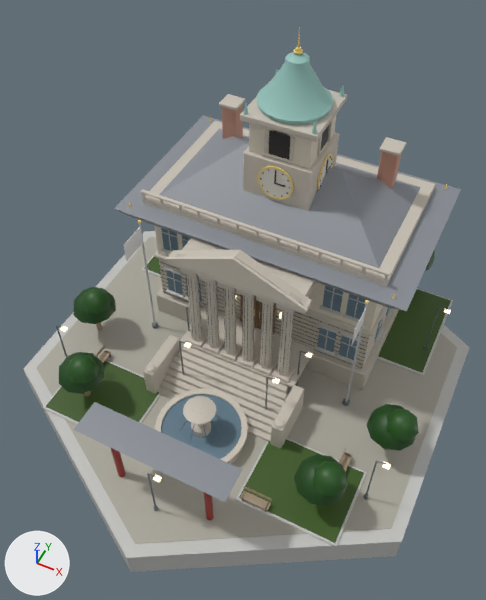
What one commit did to the glTF model native/godot/assets/art/blender/cityHall_asia.glb.
One viewpoint serves both versions: a 50 mm lens placed at (9.7, -20.2, 29.9), pointed at (0.3, -1.4, 6.4). Every picture has the same lights, and +X, +Y and +Z are marked at lower left. The picture after the commit comes second. Vertices at exactly the same position are counted once.

The first picture shows 'brick', 'copper', 'dark', 'glass', 'glow_warm', 'leaf', 'paint', 'pavers', 'plaster', 'roof_slate', 'steel_dark', 'stone', 'turf', 'wall_concrete', 'wood' and 3 more.
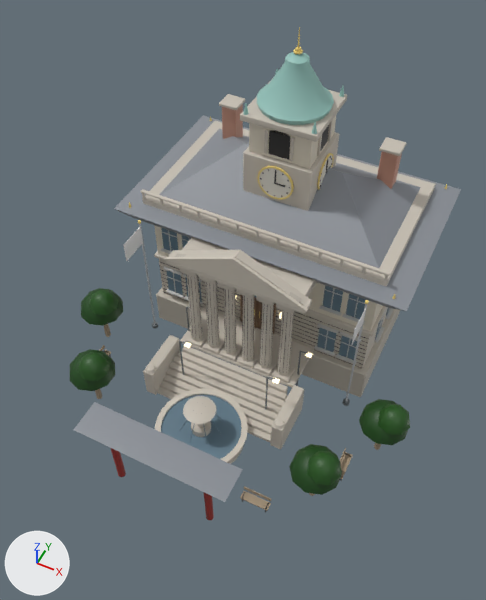
Pixel boxes (x1, y1, x2, y2) of what changed, in the pictures (486 x 600 px; the box of a moved part takes in the faces that stretch with it):
'pavers', deleted: before (37, 237, 457, 544)
'wall_concrete', reshaped (mostly hidden afterwards): before (24, 230, 469, 572); after (161, 230, 393, 365)
'turf', deleted: before (46, 257, 451, 543)
'leaf', reshaped (10% narrower, 19% shorter): before (59, 251, 435, 506); after (70, 288, 410, 495)
'wood', reshaped: before (84, 295, 388, 511); after (95, 295, 381, 511)
'steel_dark', reshaped: before (56, 307, 447, 512); after (104, 307, 351, 513)
'glow_warm', reshaped: before (60, 309, 451, 482); after (184, 312, 313, 384)
part 1 of me_glow_warm, deleted: before (60, 309, 451, 482)
part 2 of me_leaf, moved or reshaped: before (59, 352, 105, 394); after (70, 349, 115, 391)
part 3 of me_leaf, moved or reshaped: before (67, 355, 99, 384); after (78, 352, 110, 381)
part 4 of me_leaf, moved or reshaped: before (294, 454, 348, 506); after (289, 444, 342, 495)
part 5 of me_leaf, moved or reshaped: before (312, 461, 346, 496); after (307, 451, 341, 485)
part 6 of me_leaf, moved or reshaped (not visible afterwards): before (425, 259, 434, 271)
part 7 of me_leaf, moved or reshaped: before (74, 287, 116, 324); after (81, 288, 123, 326)
part 8 of me_leaf, moved or reshaped: before (81, 288, 111, 314); after (89, 290, 118, 315)
part 9 of me_leaf, moved or reshaped: before (367, 404, 416, 451); after (359, 399, 409, 445)
part 10 of me_leaf, moved or reshaped: before (386, 409, 419, 441); after (378, 404, 410, 435)
part 11 of me_steel_dark, deleted: before (56, 308, 447, 511)
part 12 of me_stone, moved or reshaped: before (156, 295, 399, 390); after (156, 295, 400, 397)
part 13 of me_wall_concrete, deleted: before (43, 352, 161, 424)
part 14 of me_wall_concrete, deleted (mostly hidden): before (142, 250, 161, 277)
part 15 of me_wall_concrete, deleted: before (236, 438, 367, 547)
part 16 of me_wall_concrete, deleted: before (377, 288, 453, 376)
part 17 of me_wall_concrete, deleted: before (24, 231, 469, 572)
part 18 of me_wood, moved or reshaped: before (84, 391, 91, 396); after (95, 389, 102, 399)
part 19 of me_wood, moved or reshaped: before (96, 322, 103, 331); after (104, 324, 111, 337)
part 20 of me_wood, moved or reshaped (not visible before): after (374, 443, 381, 450)

What changed in the scene script:
```text
Change me_glow_warm:
    remove me_glow_warm.from_pydata(...)  # 96 vertices, 144 faces; spans x -8.2..9.1, y -9.9..9.9, z 3.3..3.6
    add me_glow_warm.from_pydata(...)  # 48 vertices, 72 faces; spans x -2.9..3.8, y -3.1..1.0, z 3.3..3.6
    me_glow_warm part 1: 6 loose pieces with 48 vertices, spanning x -8.2..9.1, y -9.9..9.9, z 3.6, are deleted
Change me_leaf:
    remove me_leaf.from_pydata(...)  # 396 vertices, 660 faces; spans x -9.6..9.7, y -7.2..10.7, z 2.0..3.7
    add me_leaf.from_pydata(...)  # 396 vertices, 660 faces; spans x -9.2..9.3, y -6.8..8.2, z 2.0..3.7
    me_leaf part 2: the loose piece of 41 vertices spanning x -7.6..-5.4, y -7.2..-4.8, z 2.0..3.1 is moved by (0.4, 0.4, 0.0)
    me_leaf part 3: the loose piece of 25 vertices spanning x -6.9..-5.3, y -7.0..-5.4, z 2.8..3.7 is moved by (0.4, 0.4, 0.0)
    me_leaf part 4: the loose piece of 41 vertices spanning x 5.4..7.6, y -7.2..-4.8, z 2.0..3.1 is moved by (-0.4, 0.4, 0.0)
    me_leaf part 5: the loose piece of 25 vertices spanning x 6.1..7.7, y -7.0..-5.4, z 2.8..3.7 is moved by (-0.4, 0.4, 0.0)
    me_leaf part 6: the loose piece of 41 vertices spanning x 4.9..7.1, y 8.3..10.7, z 2.0..3.1 is moved by (-1.6, -2.5, 0.0)
    me_leaf part 7: the loose piece of 41 vertices spanning x -9.6..-7.4, y -3.2..-0.8, z 2.0..3.1 is moved by (0.4, 0.1, 0.0)
    me_leaf part 8: the loose piece of 25 vertices spanning x -8.9..-7.3, y -3.0..-1.4, z 2.8..3.7 is moved by (0.4, 0.1, 0.0)
    me_leaf part 9: the loose piece of 41 vertices spanning x 7.4..9.6, y -3.2..-0.8, z 2.0..3.1 is moved by (-0.4, 0.1, 0.0)
    me_leaf part 10: the loose piece of 25 vertices spanning x 8.1..9.7, y -3.0..-1.4, z 2.8..3.7 is moved by (-0.4, 0.1, 0.0)
    other edits to the shape of me_leaf do not show in these pictures
Change me_steel_dark:
    remove me_steel_dark.from_pydata(...)  # 484 vertices, 808 faces; spans x -8.6..8.9, y -9.9..9.9, z 0.1..3.7
    add me_steel_dark.from_pydata(...)  # 256 vertices, 424 faces; spans x -7.2..7.2, y -7.7..-0.2, z -0.2..3.7
    me_steel_dark part 11: 18 loose pieces with 228 vertices, spanning x -8.6..8.9, y -9.9..9.9, z 0.1..3.7, are deleted
    other edits to the shape of me_steel_dark do not show in these pictures
Change me_stone:
    remove me_stone.from_pydata(...)  # 2146 vertices, 3972 faces; spans x -6.4..6.4, y -7.7..8.4, z 0.1..13.5
    add me_stone.from_pydata(...)  # 2146 vertices, 3972 faces; spans x -6.4..6.4, y -7.7..8.4, z -0.5..13.5
    me_stone part 12: all 12 vertices in x -6.3..6.3, y 0.7..8.3, z 0.1..0.2 are moved by (0.0, 0.0, -0.6)
Change me_wall_concrete:
    remove me_wall_concrete.from_pydata(...)  # 1924 vertices, 3376 faces; spans x -10.7..10.7, y -12.3..12.3, z -1.6..8.5
    add me_wall_concrete.from_pydata(...)  # 1816 vertices, 3180 faces; spans x -6.2..6.2, y 0.8..8.2, z 1.9..8.5
    me_wall_concrete part 13: the loose piece of 24 vertices spanning x -8.1..-3.1, y -7.7..-3.7, z 0.1..0.2 is deleted
    me_wall_concrete part 14: the loose piece of 24 vertices spanning x -8.9..-2.9, y 3.1..9.1, z 0.1..0.2 is deleted
    me_wall_concrete part 15: the loose piece of 24 vertices spanning x 3.1..8.1, y -7.7..-3.7, z 0.1..0.2 is deleted
    me_wall_concrete part 16: the loose piece of 24 vertices spanning x 2.9..8.9, y 3.1..9.1, z 0.1..0.2 is deleted
    me_wall_concrete part 17: the loose piece of 12 vertices spanning x -10.7..10.7, y -12.3..12.3, z -1.6..0.1 is deleted
Change me_wood:
    remove me_wood.from_pydata(...)  # 216 vertices, 372 faces; spans x -8.7..8.7, y -7.7..9.7, z 0.2..4.5
    add me_wood.from_pydata(...)  # 216 vertices, 372 faces; spans x -8.2..8.2, y -7.7..7.2, z -0.2..4.5
    me_wood part 18: the loose piece of 14 vertices spanning x -6.7..-6.3, y -6.1..-5.8, z 0.2..2.4 is scaled about its middle by (1, 1, 1.2), then moved by (0.4, 0.4, -0.2)
    me_wood part 19: the loose piece of 14 vertices spanning x -8.7..-8.3, y -2.1..-1.8, z 0.2..2.4 is scaled about its middle by (1, 1, 1.2), then moved by (0.4, 0.1, -0.2)
    me_wood part 20: the loose piece of 14 vertices spanning x 8.3..8.7, y -2.1..-1.8, z 0.2..2.4 is scaled about its middle by (1, 1, 1.2), then moved by (-0.4, 0.1, -0.2)
    other edits to the shape of me_wood do not show in these pictures
Remove ob_pavers:
    ob_pavers = bpy.data.objects.new('pavers', me_pavers)
Remove ob_turf:
    ob_turf = bpy.data.objects.new('turf', me_turf)
```
